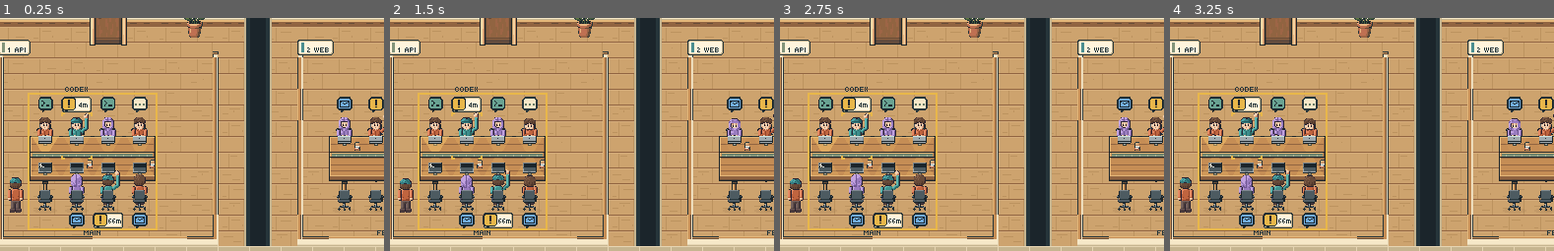
Above: before the commit, frames 1-4 (left to right).
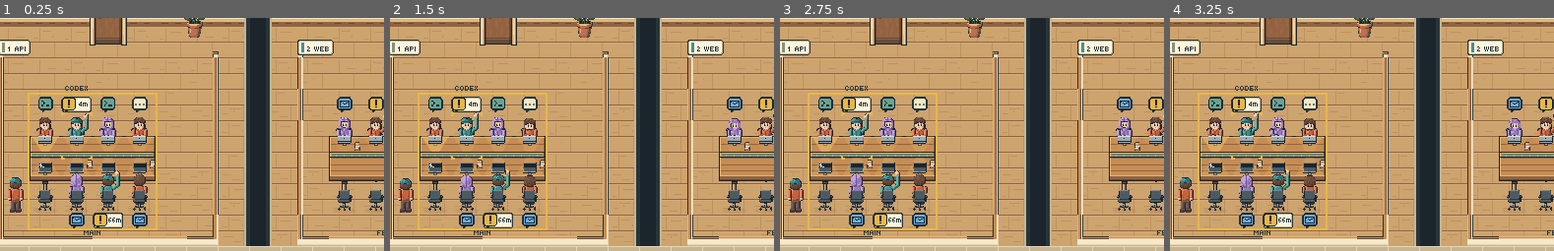
Above: after the commit, the same moments.

Repository: herdstead/herdstead
Game: Godot game, scene res://scenes/preview.tscn
The game is run twice, just before and just after one commit, with the same random seed, the same clock (stepped at 60 frames per second) and the same inputs. This scene is started directly instead of the project's main scene.
Inputs (mouse positions are % of the whole screen's width and height, from its top left):
- Up to frame 1 (0.25 s): no input
- Up to frame 2 (1.5 s): click (39, 3) at 0.5 s; click (39, 3) at 1.25 s
- Up to frame 3 (2.75 s): click (83, 76) at 2 s
- Up to frame 4 (3.25 s): click (83, 76) at 2.75 s
The pictures show only the part of the screen within x 5-55%, y 22-72%; the shares and areas given below are measured in that part.

The runs differ from the first frame. In frame 1, 0.2% of the frame differs, in the area x 2-86%, y 12-89%; in frame 2, 0.2%; in frame 3, 0.2%; in frame 4, 0.2%.

Commit message:
world: a fallback font never makes a world label's row taller
CI (Linux) failed OFFICE GEOMETRY and OFFICE MAP on this branch: the name
plate and the lens row were 13 tall where their slots are 12, and a zone
sign's words stood a pixel out of its board. Godot sizes a row by the
tallest font in the fallback chain, used or not; Noto Sans CJK is 13 tall
at 8 where the pack's pixel face is 9. macOS's Hiragino is no taller, so
it never showed locally, and the pods' labels had not met CI before.

OfficeDraw.no_taller() gives the display face's chain a bottom spacing
that brings its row back to the pixel face's own height. The rows given
up are below the baseline, so the text stays where the pixel face alone
puts it; a top spacing (measured) lifts a Latin line by as much. The tab
label's face is still cut from the untrimmed chain, as before. On a
machine whose fallback is no taller the face is handed back unchanged.

Tests: ART 24 -> 25: a chain made taller on every machine (the pack's
text face as the fallback) is cut to the pixel face's height with its
baseline unmoved.

Co-Authored-By: Claude Opus 5.5 (1M context) <noreply@anthropic.com>
Claude-Session: https://claude.ai/code/session_016mrdXLADHX7JjGhpPd6cuB

Diff:
--- a/scripts/office_draw.gd
+++ b/scripts/office_draw.gd
@@ -11,15 +11,18 @@
 ## own size, and the band it stands in.
 const TAB_LABEL_PIXELS := 8
 const TAB_LABEL_HEIGHT := 8.0
+## The size the world's small labels draw the display face at (style_display()).
+const DISPLAY_PIXELS := 8
 
 var art: ArtPack
 ## The bundled face keeps Latin text consistent across platforms. System CJK
 ## fonts fill missing glyphs without replacing the pack's Latin typography.
 var font: Font
 ## The pack's display face (ArtPack.display_font, a pixel font drawn at its
-## native 8) for the small world labels: the name plates, the chip's wait and
-## the lens line. The same system fallbacks fill glyphs it lacks (an agent's
-## name may be anything). A pack without one uses `font`.
+## native 8) for the small world labels: the name plates, the chip's wait, the
+## lens line and the zone signs. The same system fallbacks fill glyphs it lacks
+## (an agent's name may be anything), and never make a row taller than the
+## pixel face's own (no_taller()). A pack without one uses `font`.
 var display: Font
 ## `display` for the tab labels: its line cut to TAB_LABEL_HEIGHT at
 ## TAB_LABEL_PIXELS by giving up descent rows below it (Tiny5 at 8 is 9 tall:
@@ -49,15 +52,33 @@
 	readable.fallbacks = [system]
 	font = readable
 	display = readable
+	var chain: Font = readable
 	if art.display_font != null:
 		var small := FontVariation.new()
 		small.base_font = art.display_font
 		small.fallbacks = [system]
-		display = small
+		chain = small
+		display = no_taller(small, art.display_font, DISPLAY_PIXELS)
 	var cut := FontVariation.new()
-	cut.base_font = display
-	cut.spacing_bottom = mini(0, int(TAB_LABEL_HEIGHT) - ceili(display.get_height(TAB_LABEL_PIXELS)))
+	cut.base_font = chain
+	cut.spacing_bottom = mini(0, int(TAB_LABEL_HEIGHT) - ceili(chain.get_height(TAB_LABEL_PIXELS)))
 	tab_face = cut
+
+
+## `face` (a face and its fallbacks) at `pixels`, its row no taller than `own`'s
+## (the face without its fallbacks). Godot sizes a row by the tallest font in
+## the chain, used or not: Linux's Noto Sans CJK is 13 tall at 8 where the pixel
+## face is 9 (macOS's Hiragino is not taller, so it never shows there), and a
+## name plate or a zone sign grew out of its box. The rows given up are below
+## the baseline, so the baseline stays where the face's own puts it; a top
+## spacing would lift the text by as much.
+static func no_taller(face: FontVariation, own: Font, pixels: int) -> FontVariation:
+	var extra := ceili(face.get_height(pixels)) - ceili(own.get_height(pixels))
+	if extra <= 0:
+		return face
+	var fitted: FontVariation = face.duplicate()
+	fitted.spacing_bottom -= extra
+	return fitted
 
 
 func box(parent: Node, bounds: Rect2, color_key: StringName) -> ColorRect:
@@ -88,7 +109,7 @@
 ## The same, in the display face (`display`): the world's small labels.
 func style_display(
 	target: Label,
-	pixels: int = 8,
+	pixels: int = DISPLAY_PIXELS,
 	color_key: StringName = ArtContract.INK,
 	align: HorizontalAlignment = HORIZONTAL_ALIGNMENT_LEFT
 ) -> void:
--- a/tools/test_art.gd
+++ b/tools/test_art.gd
@@ -84,6 +84,40 @@
 			preview <= mono.get_height(HudTheme.PREVIEW_SIZE),
 			"a preview row: %s, no taller than the mono face" % preview
 		)
+
+
+## The world's small labels (name plates, the lens line, the chip's wait, zone
+## signs) wear the pack's pixel face over the same system fallbacks, and a
+## fallback taller than the pixel face must not make their rows taller either:
+## on CI (Linux, Noto Sans CJK: 13 tall at 8 where the pixel face is 9) the
+## plate and the lens row grew to 13 and a sign's words out of its board. The
+## rows given up are below the baseline, so the text stays where the pixel face
+## alone puts it (a top spacing would lift it by as much).
+func test_a_fallback_never_makes_a_world_label_taller_or_moves_its_baseline() -> void:
+	var pack := ArtPack.from_manifest(MANIFEST)
+	var own := pack.display_font
+	var pixels := OfficeDraw.DISPLAY_PIXELS
+	var pen := OfficeDraw.new(pack)
+	_check(
+		pen.display.get_height(pixels) <= own.get_height(pixels),
+		"the pen's display face: %s, no taller than the pixel face" % pen.display.get_height(pixels)
+	)
+	# A chain that is taller on every machine: the pack's text face as fallback.
+	var chain := FontVariation.new()
+	chain.base_font = own
+	chain.fallbacks = [pack.font]
+	_check(
+		chain.get_height(pixels) > own.get_height(pixels),
+		"the text face makes the chain taller: the case has a subject"
+	)
+	var fitted := OfficeDraw.no_taller(chain, own, pixels)
+	_eq(fitted.get_height(pixels), own.get_height(pixels), "cut to the pixel face's own height")
+	var alone := TextLine.new()
+	alone.add_string("DATA 12m", own, pixels)
+	var line := TextLine.new()
+	line.add_string("DATA 12m", fitted, pixels)
+	_eq(line.get_line_ascent(), alone.get_line_ascent(), "and the baseline is where the pixel face alone puts it")
+	_check(OfficeDraw.no_taller(fitted, own, pixels) == fitted, "a chain that already fits is handed back as it is")
 
 
 ## The set of semantic IDs the scenes draw with lives in GDScript, next to the
Not shown, changed: tools/run_tests.sh
